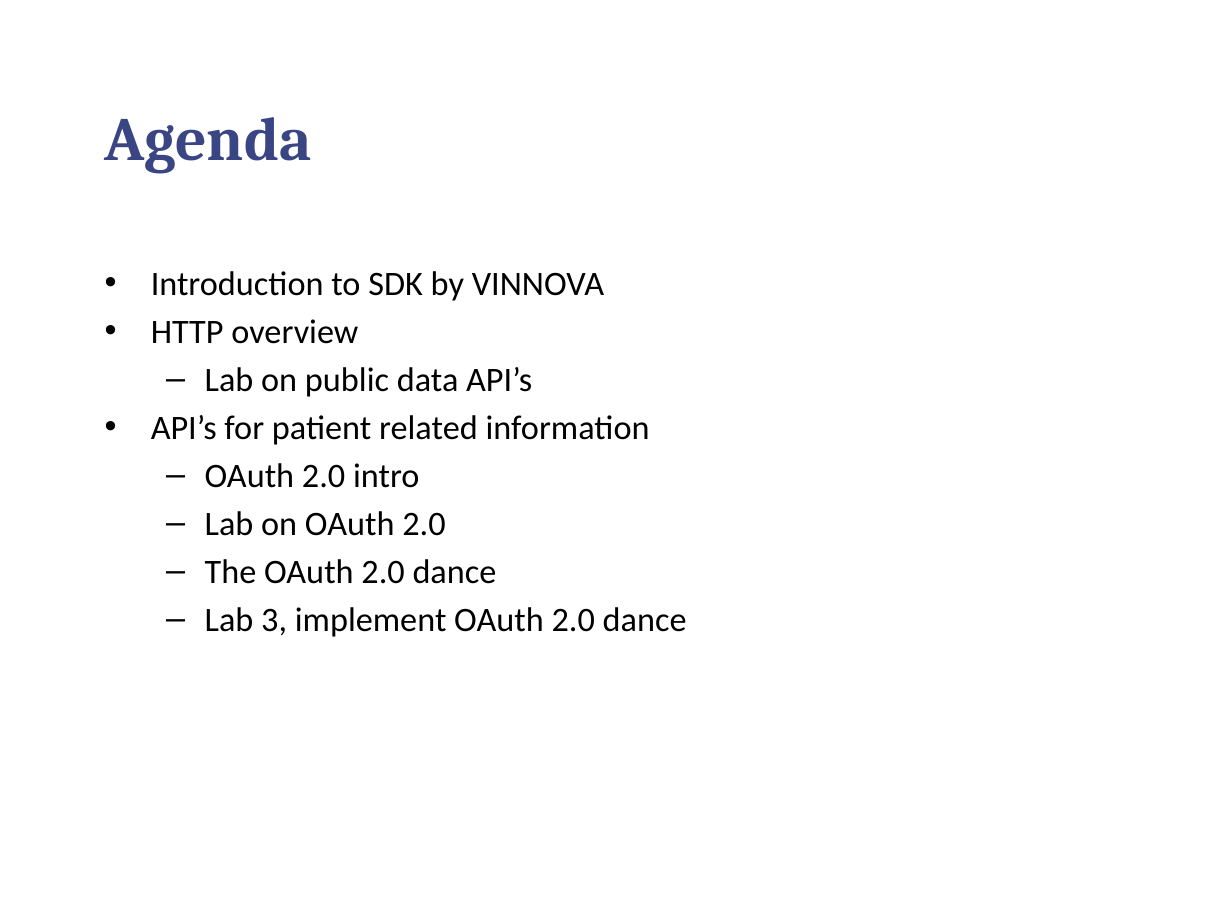
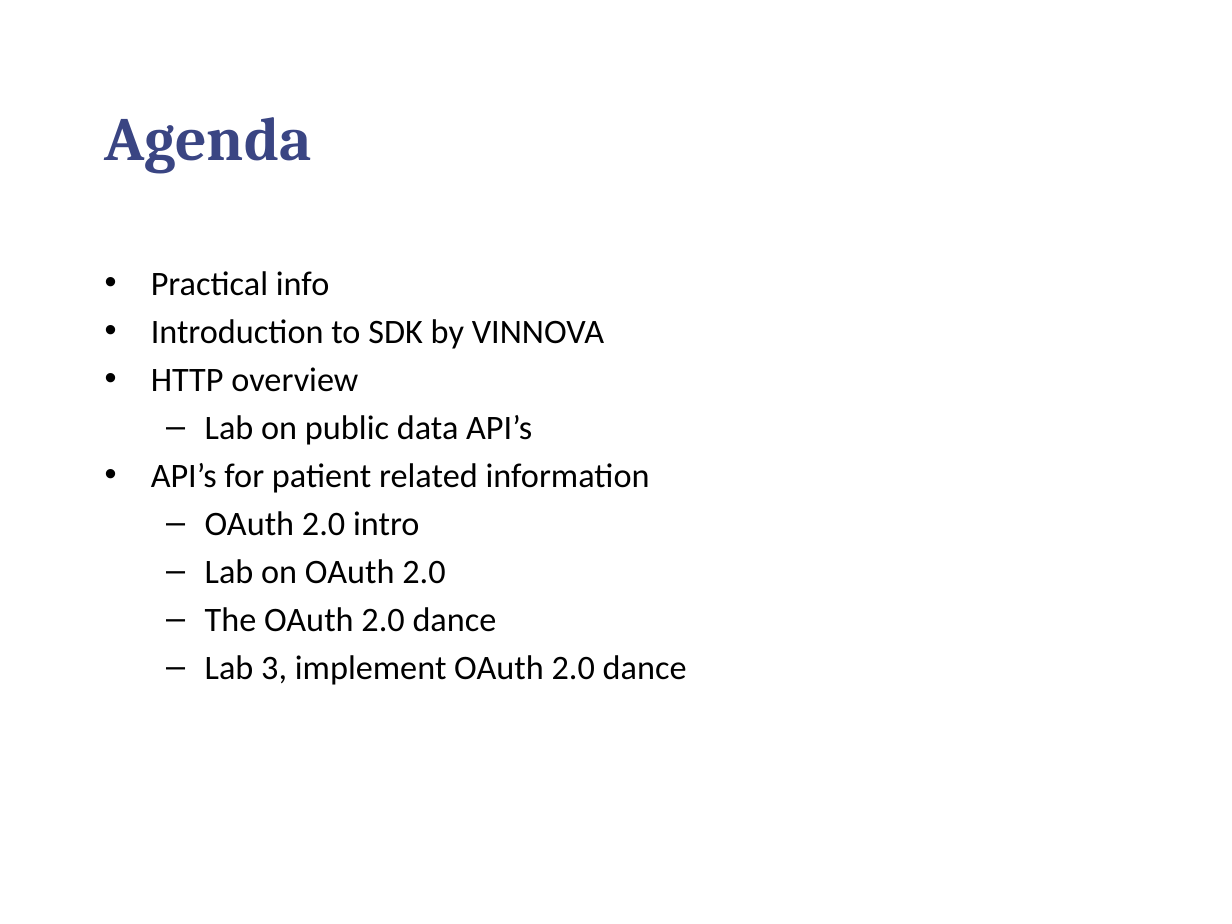
Before and after one commit to chilmers/cadec-healthcare-api-tutorial, a slide deck: slide 3 of Cadec-vårdens-apier.pptx. Drawn at 1232x924 pixels with LibreOffice and Linux fonts; fonts in the diff are those of the drawing; background and template pictures are left out. Boxes give left, top, right and bottom in pixels: in the first picture for what was removed or moved away, otherwise in the second. Text is boxed around its words. In the diff, an @@ line names an element or a change of style, - is before the commit and + after.

Commit message:
Updated ppt with OAuth info

```diff
--- a/Cadec-vårdens-apier.pptx
+++ b/Cadec-vårdens-apier.pptx
@@ text at <box>151,271,329,296</box>: paragraph added @@
+• Practical info
```
Also in this commit, not shown: 4 other slides changed, 2 slides added.
